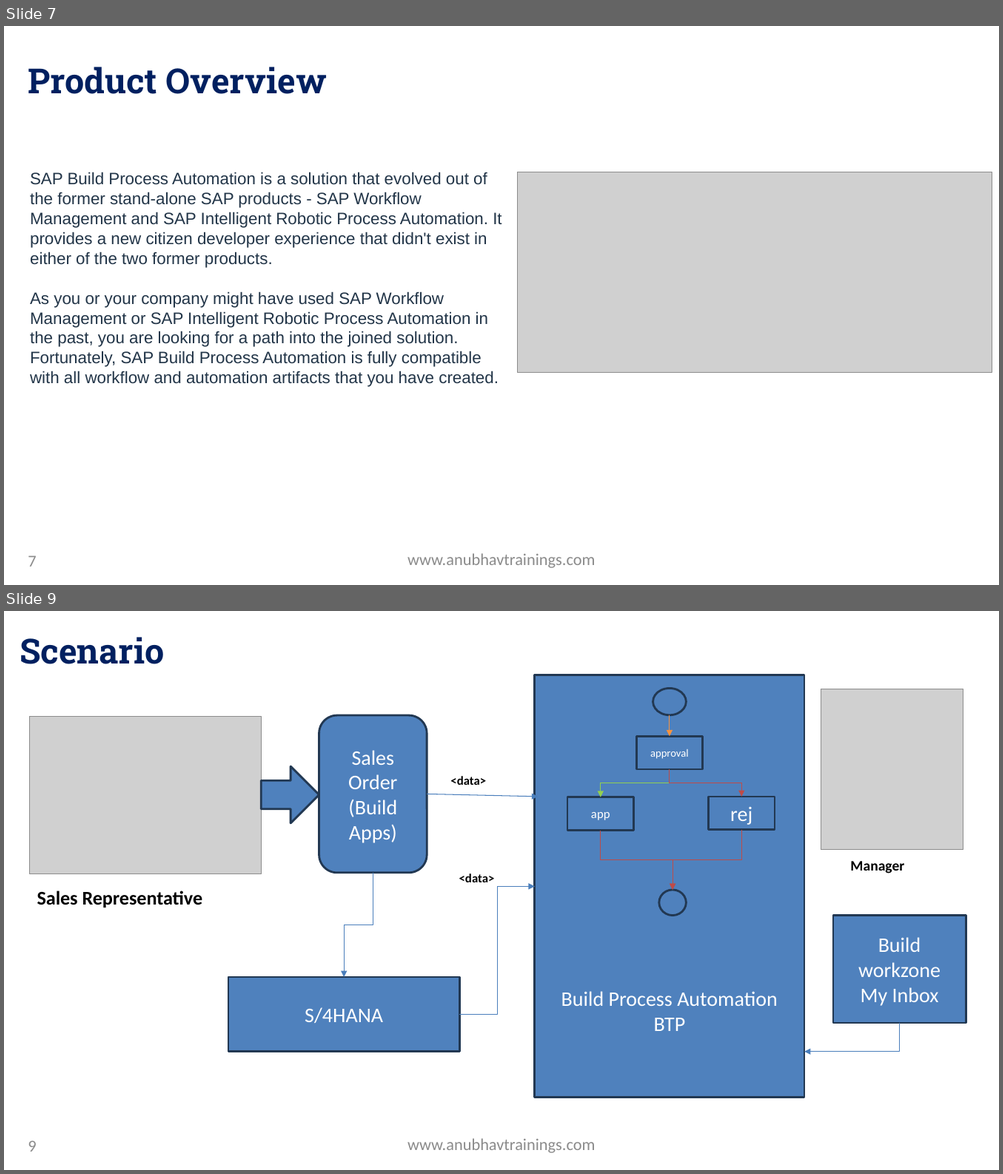
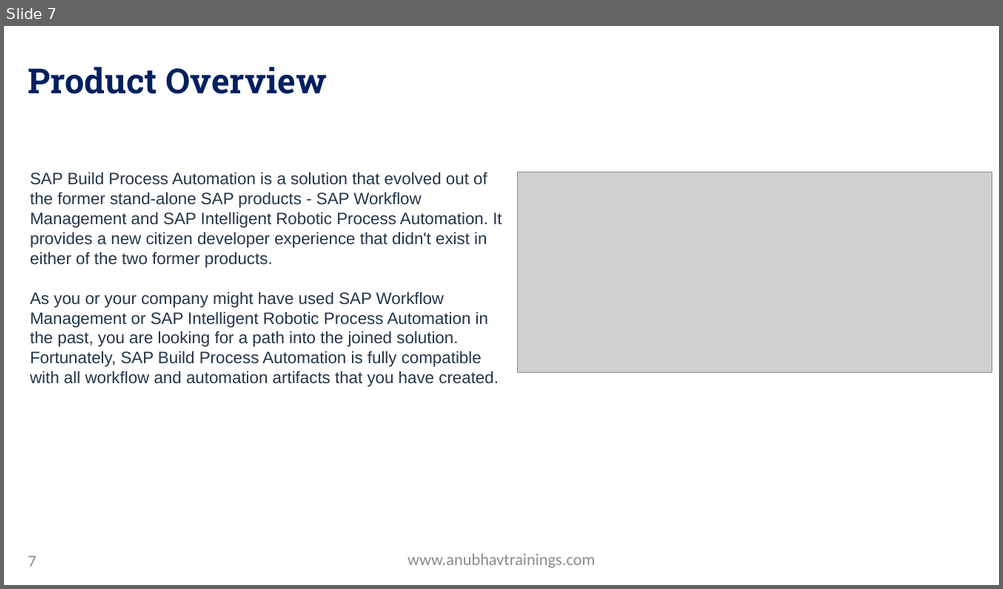
Before and after one commit to soyuztechnologies/SAP_BTP_Build_Apps_Training, a slide deck: Day 8/Day 8 -Build Apps Training.pptx. Shown one above the other, each under a label of ours: slides 7 and 9 before the commit, slide 7 after it; the slides between them are not shown. The pictures are 1003x1174 and 1003x589 pixels, drawn with LibreOffice and Linux fonts; fonts in the diff are those of the drawing; grey boxes stand for pictures; background and template pictures are left out. Boxes give left, top, right and bottom in pixels: in the first picture for what was removed or moved away, otherwise in the second. Text is boxed around its words. In the diff, an @@ line names an element or a change of style, - is before the commit and + after.

```diff
--- a/Day 8/Day 8 -Build Apps Training.pptx
+++ b/Day 8/Day 8 -Build Apps Training.pptx
@@ slide 9 removed at (4,611,999,1170), background picture (left out) @@
@@ title removed at (20,637,164,664) @@
-Scenario
@@ rectangle removed at (535,675,804,1098) @@
-Build Process Automation
-BTP
@@ ellipse removed at (652,689,686,715) @@
@@ picture removed at (820,689,963,850) @@
@@ picture removed at (29,717,261,874) @@
@@ rounded rectangle removed at (318,715,427,873) @@
-Sales Order
-(Build Apps)
@@ arrow removed from (669, 715) to (669, 736) @@
@@ rectangle removed at (636,736,703,769) @@
-approval
@@ right arrow removed at (261,766,318,823) @@
@@ text removed at (450,776,486,785) @@
-<data>
@@ elbow arrow removed from (669, 769) to (600, 797) @@
@@ elbow arrow removed from (669, 769) to (741, 797) @@
@@ arrow removed from (427, 794) to (538, 797) @@
@@ rectangle removed at (567,797,634,830) @@
-app
@@ rectangle removed at (708,797,775,829) @@
-rej
@@ elbow arrow removed from (600, 830) to (672, 890) @@
@@ elbow arrow removed from (741, 829) to (672, 890) @@
@@ elbow arrow removed from (373, 873) to (344, 977) @@
@@ text removed at (459,874,495,883) @@
-<data>
@@ text removed at (850,861,904,874) @@
-Manager
@@ text removed at (37,891,203,908) @@
-Sales Representative
@@ elbow arrow removed from (459, 1014) to (535, 886) @@
@@ ellipse removed at (659,890,686,915) @@
@@ rectangle removed at (833,915,966,1023) @@
-Build workzone
-My Inbox
@@ rectangle removed at (227,977,459,1052) @@
-S/4HANA
@@ elbow arrow removed from (899, 1024) to (804, 1052) @@
@@ page number removed at (28,1141,36,1152) @@
-9
@@ text removed at (407,1139,595,1153) @@
-www.anubhavtrainings.com
```
Also in this commit, not shown: 6 other slides removed, 3 other files.
